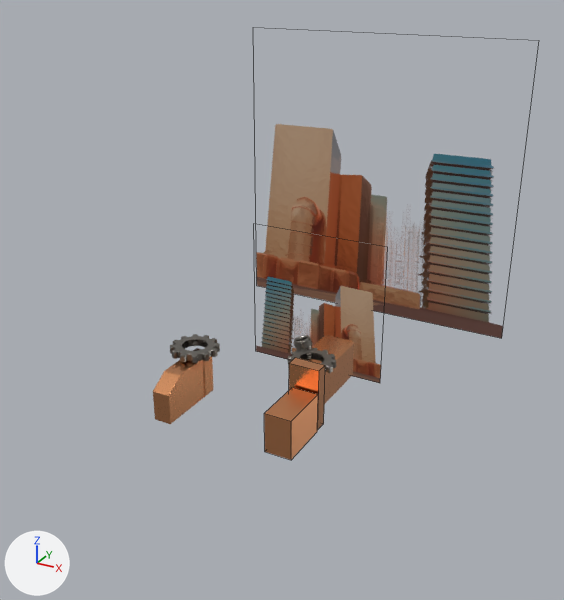
An edit to the Blender file assets/models/maps/seashore.blend, drawn before and after from the same camera.
Both versions are drawn from a 50 mm lens placed at (46.7, -75.6, 54.4), pointed at (-1.8, 12.7, 10.3). Lighting does not change. The marker at lower left points along +X, +Y and +Z. Mesh edges are drawn as thin lines on the coarser meshes.

The scene before the commit, as lines of its bpy script (objects in view):
```python
me_background_buildings_01 = bpy.data.meshes.new('background_buildings_01')
me_background_buildings_01.from_pydata(...)  # 4 vertices, 1 face; spans x -0.5..0.5, y -0.5..0.5, z 0.0
me_background_buildings_01.materials.append(mat_background_buildings_01)  # picture img_background_buildings_01_png
me_background_buildings_01_001 = bpy.data.meshes.new('background_buildings_01.001')
me_background_buildings_01_001.from_pydata(...)  # 4 vertices, 1 face; spans x -0.5..0.5, y -0.5..0.5, z 0.0
me_background_buildings_01_001.materials.append(mat_background_buildings_01)  # picture img_background_buildings_01_png
me_gear_003 = bpy.data.meshes.new('Gear.003')
me_gear_003.from_pydata(...)  # 336 vertices, 288 faces; spans x -3.26..3.26, y -3.26..3.26, z -0.5..0.5
me_gear_003.polygons.foreach_set('use_smooth', [True] * 288)
me_gear_003.materials.append(mat_rainbow_metal)  # grey #8b8780
ob_background_buildings_01 = bpy.data.objects.new('background_buildings_01', me_background_buildings_01)
ob_background_buildings_01.location = (-3.2, 49.4, 18.4)
ob_background_buildings_01.rotation_euler = (1.571, 0.0, 0.0)  # degrees (90, 0, 0)
ob_background_buildings_01.scale = (49.3, 49.3, 49.3)
ob_background_buildings_01_001 = bpy.data.objects.new('background_buildings_01.001', me_background_buildings_01_001)
ob_background_buildings_01_001.location = (-3.4, 27.0, 3.8)
ob_background_buildings_01_001.rotation_euler = (1.571, 0.0, -3.142)  # degrees (90, 0, -180)
ob_background_buildings_01_001.scale = (22.9, 22.9, 22.9)
ob_gear_003 = bpy.data.objects.new('Gear.003', me_gear_003)
ob_gear_003.location = (-8.4, 0.5, 6.5)
ob_gear_003.rotation_euler = (0.0, 0.0, 0.855)  # degrees (0, 0, 49)
_m = ob_gear_003.modifiers.new('Bevel', 'BEVEL')
_m.width = 0.065
_m.width_pct = 0.065
# also in view: 'Cube.002' at (8.7, -4.1, 2.7); 'Cube.004' at (4.1, 11.9, -0.1); 'Cube.005' at (8.3, 0.6, 4.2); 'Cube.001' at (-7.8, -3.2, 2.9)
```
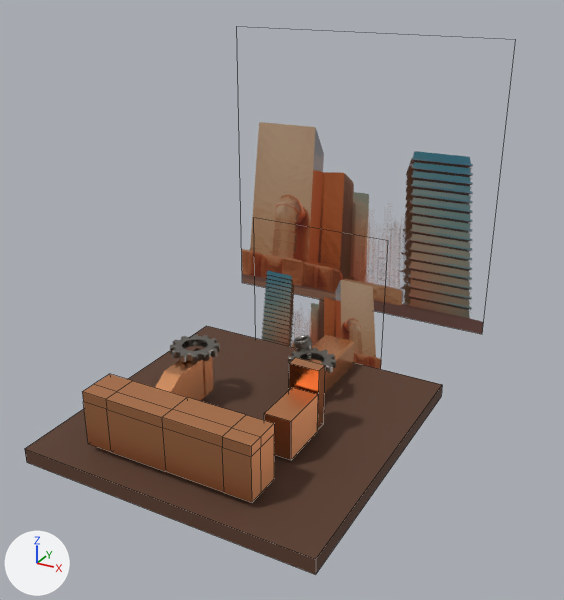
Pixel boxes (x1, y1, x2, y2) of what changed, in the pictures (564 x 600 px):
'Ground', added (brown): after (25, 326, 442, 575)
'background_buildings_01', moved: before (256, 124, 503, 338); after (241, 122, 484, 334)
'Cube.016', added: after (82, 374, 274, 503)
'background_buildings_01.001', moved: before (256, 277, 381, 383); after (261, 271, 381, 369)

Edits to the bpy script that builds the scene:
```text
Add mat_ground:
    mat_ground = principled_material('Ground')
    mat_ground.base_color = (0.0999, 0.0429, 0.0231)  # brown #593a2a
    mat_ground.roughness = 0.8
Add me_plane_001_1:
    me_plane_001_1.from_pydata(...)  # a box spanning x -1.0..1.0, y -1.0..1.0, z -0.1..0.0
    me_plane_001_1.materials.append(mat_ground)  # brown #593a2a
Add me_cube_001:
    me_cube_001.from_pydata(...)  # 26 vertices, 21 faces; spans x 0.0..11.61, y 0.0..4.95, z -4.68..2.67
    me_cube_001.materials.append(mat_pipes)  # orange #e7a06f
Change ob_background_buildings_01:
    ob_background_buildings_01.location: (-3.2, 49.4, 18.4) -> (-6.6, 49.4, 18.4)
Change ob_background_buildings_01_001:
    ob_background_buildings_01_001.location: (-3.4, 27.0, 3.8) -> (-3.4, 27.0, 4.8)
Add ob_ground:
    ob_ground = bpy.data.objects.new('Ground', me_plane_001_1)
    ob_ground.location = (0.0, 0.0, -1.0)
    ob_ground.scale = (20.0, 20.0, 20.0)
Add ob_cube_016:
    ob_cube_016 = bpy.data.objects.new('Cube.016', me_cube_001)
    ob_cube_016.location = (-1.1, -16.5, 4.7)
    _m = ob_cube_016.modifiers.new('Mirror', 'MIRROR')
    _m.use_clip = True
```
